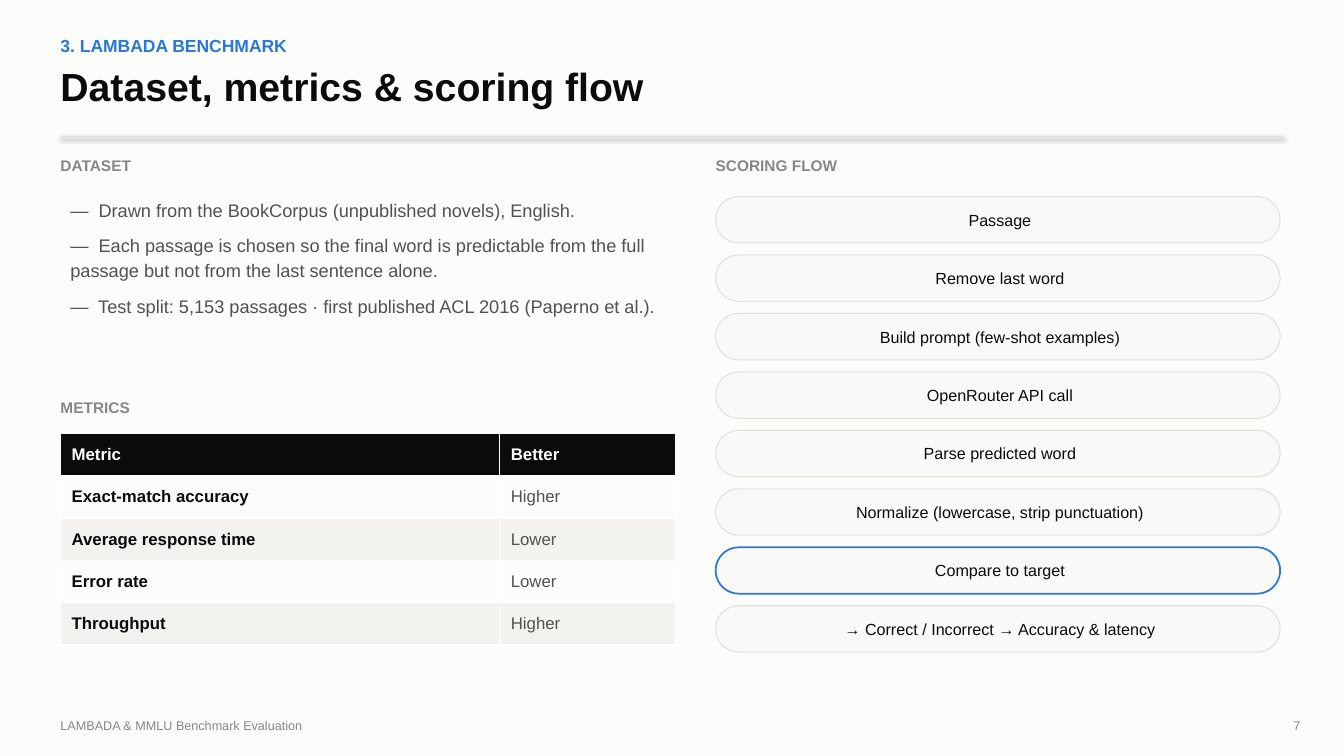
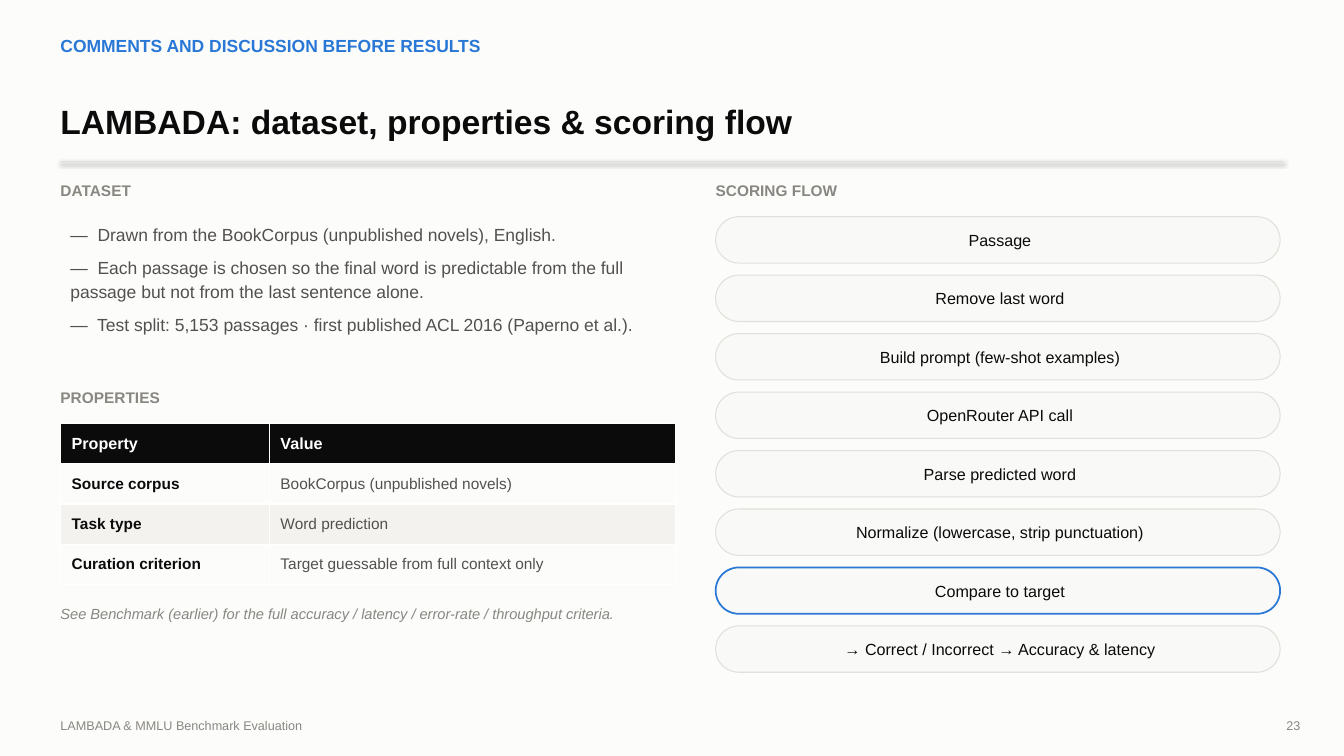
Before and after one commit to ronvoy/gen-ai, a slide deck: slide 23 of report.pptx (slide 7 before the commit). Drawn at 1344x756 pixels with LibreOffice and Linux fonts; fonts in the diff are those of the drawing. Boxes give left, top, right and bottom in pixels: in the first picture for what was removed or moved away, otherwise in the second. Text is boxed around its words. In the diff, an @@ line names an element or a change of style, - is before the commit and + after.

```diff
--- a/report.pptx
+++ b/report.pptx
@@ text removed at <box>60,39,287,52</box> @@
-3. LAMBADA BENCHMARK
@@ text added at <box>60,39,480,52</box>, 12.5 pt, text #2A78D6, bold @@
+COMMENTS AND DISCUSSION BEFORE RESULTS
@@ text at <box>60,109,792,141</box>: text changed; size 28 to 24 pt @@
-Dataset, metrics & scoring flow
+LAMBADA: dataset, properties & scoring flow
@@ 2 texts, 1 line: place and size @@
-2 texts, 1 line at <box>60,136,1284,171</box>
+2 texts, 1 line at <box>60,161,1284,196</box>
@@ text "— Drawn from the BookCorpus ...": place and size @@
-text "— Drawn from the BookCorpus ..." at <box>70,204,654,317</box>
+text "— Drawn from the BookCorpus ..." at <box>70,228,633,335</box>
@@ text "— Drawn from the BookCorpus ..." at <box>70,228,633,335</box>: size 13 to 12.5 pt; less space between paragraphs @@
@@ text removed at <box>60,402,129,413</box> @@
-METRICS
@@ text added at <box>60,392,159,403</box>, 11 pt, text #898781, bold @@
+PROPERTIES
@@ table removed at <box>60,434,676,645</box>, 5 rows, 2 columns @@
-Metric | Better
-Exact-match accuracy | Higher
-Average response time | Lower
-Error rate | Lower
-Throughput | Higher
@@ table added at <box>60,423,676,585</box>, 4 rows, 2 columns @@
+Property | Value
+Source corpus | BookCorpus (unpublished novels)
+Task type | Word prediction
+Curation criterion | Target guessable from full context only
@@ text added at <box>60,608,614,622</box>, 10.5 pt, text #898781, italic @@
+See Benchmark (earlier) for the full accuracy / latency / error-rate / throughput criteria.
@@ 8 rounded rectangles: place and size @@
-8 rounded rectangles at <box>716,197,1280,652</box>
+8 rounded rectangles at <box>716,217,1280,673</box>
@@ text at <box>1286,721,1300,730</box>: text changed @@
-7
+23
```
Also in this commit, not shown: 9 other slides changed, 28 slides added, 6 slides removed, 3 other files.
